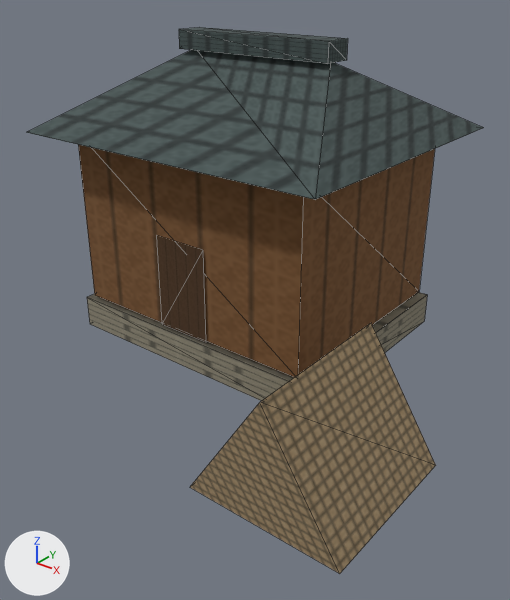
A saved change to the glTF model app/src/main/assets/3d/field/domestic-BARRACKS-1-lod2.glb.
The view is the same before and after, from a 50 mm camera at (0.642, -0.831, 0.619) aimed at (0.02, -0.053, 0.137). Lighting does not change. The marker at lower left points along +X, +Y and +Z. The older version comes first. Mesh edges are drawn as thin lines. Vertices at exactly the same position are counted once.
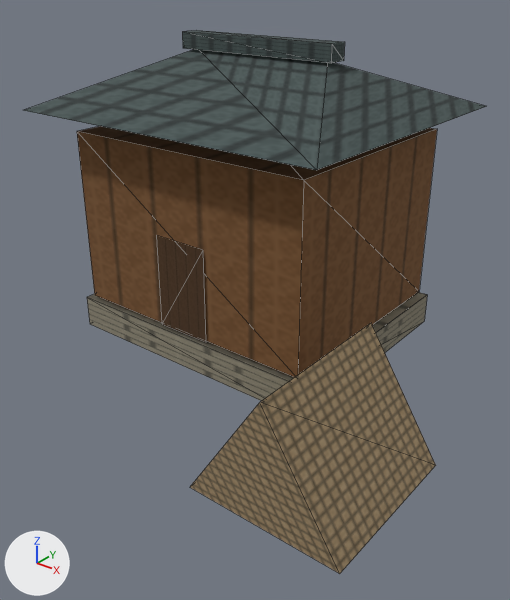
Boxes (x1, y1, x2, y2) around the edits, measured in the pictures (510 x 600 px; the box of a moved part takes in the faces that stretch with it):
'Mesh_0', reshaped: before (26, 27, 483, 574); after (24, 30, 486, 574)
part 1 of me_mesh_0, moved or reshaped: before (179, 27, 348, 64); after (182, 30, 345, 63)
part 2 of me_mesh_0, moved or reshaped: before (26, 50, 483, 200); after (24, 49, 486, 170)

The change, as a diff of the scene's bpy script:
```diff
--- a/app/src/main/assets/3d/field/domestic-BARRACKS-1-lod2.glb.py
+++ b/app/src/main/assets/3d/field/domestic-BARRACKS-1-lod2.glb.py
@@ me_mesh_0 @@
 # used by ob_mesh_0; location = (0.0, 0.0, 0.0)
 # before: 8 (-0.361, 0.327, 0.365), 9 (0.201, 0.327, 0.365) at pixel (483, 127), 12 (0.201, -0.167, 0.365) at pixel (315, 199), 13 (-0.361, -0.167, 0.365) at pixel (26, 132)
-me_mesh_0.from_pydata(...)  # 40 vertices, 44 faces; spans x -0.361..0.355, y -0.32..0.327, z 0.0..0.513
-me_mesh_0.vertices[10].co = (0.055, 0.08, 0.483)
-me_mesh_0.vertices[11].co = (-0.215, 0.08, 0.483)
+me_mesh_0.from_pydata(...)  # 40 vertices, 44 faces; spans x -0.361..0.355, y -0.32..0.327, z 0.0..0.509
+# me_mesh_0 part 1: the loose piece of 8 vertices spanning x -0.226..0.066, y 0.055..0.105, z 0.483..0.513 is scaled about its middle by (1, 0.68, 0.867), then moved by (0.0, 0.0, -0.002)
+# me_mesh_0 part 2
+for i in [8, 9, 12, 13]: me_mesh_0.vertices[i].co += Vector((0.0, 0.0, 0.035))
+me_mesh_0.vertices[10].co = (0.049, 0.08, 0.483)
+me_mesh_0.vertices[11].co = (-0.209, 0.08, 0.483)
 me_mesh_0.materials.append(mat_material_0)
```
